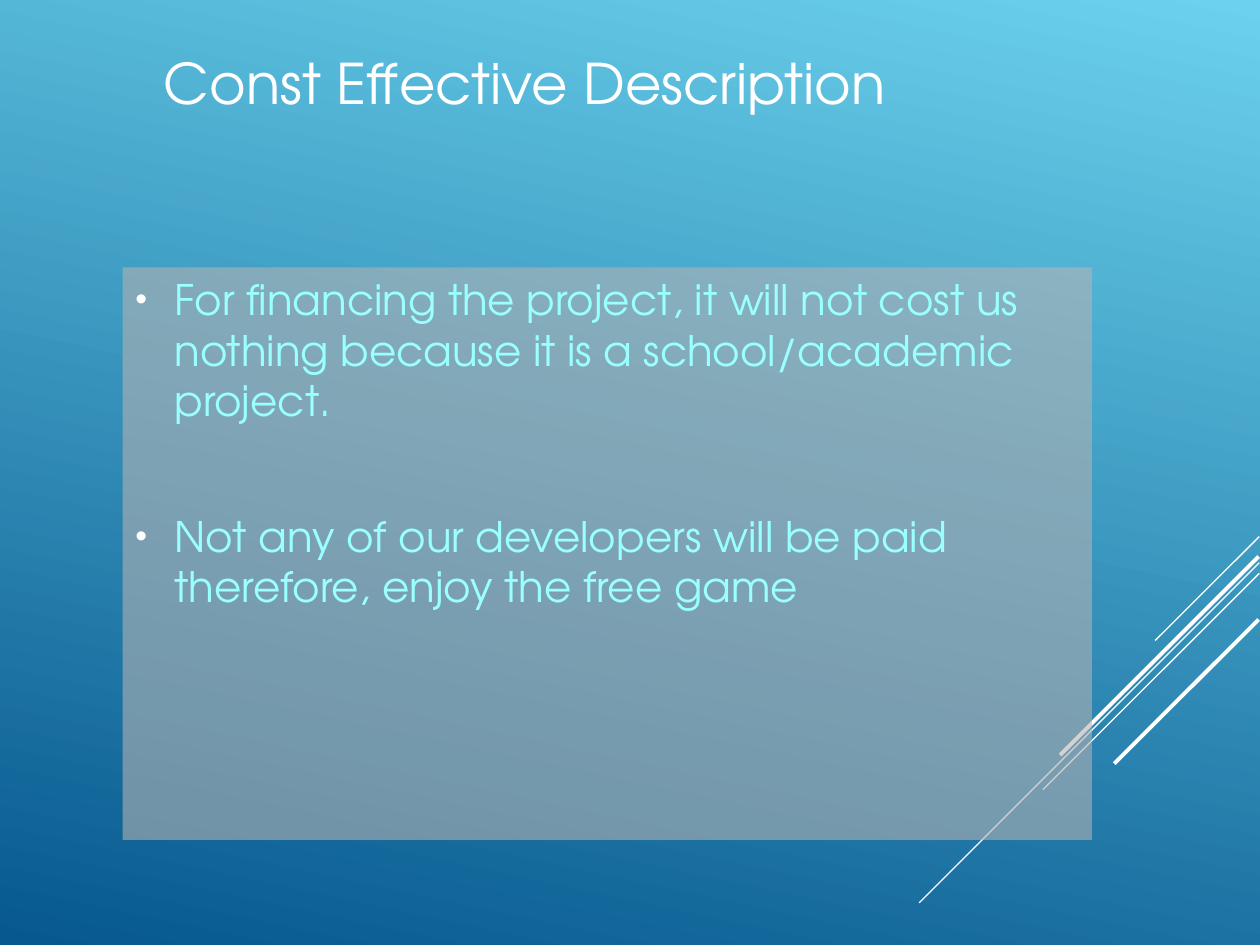
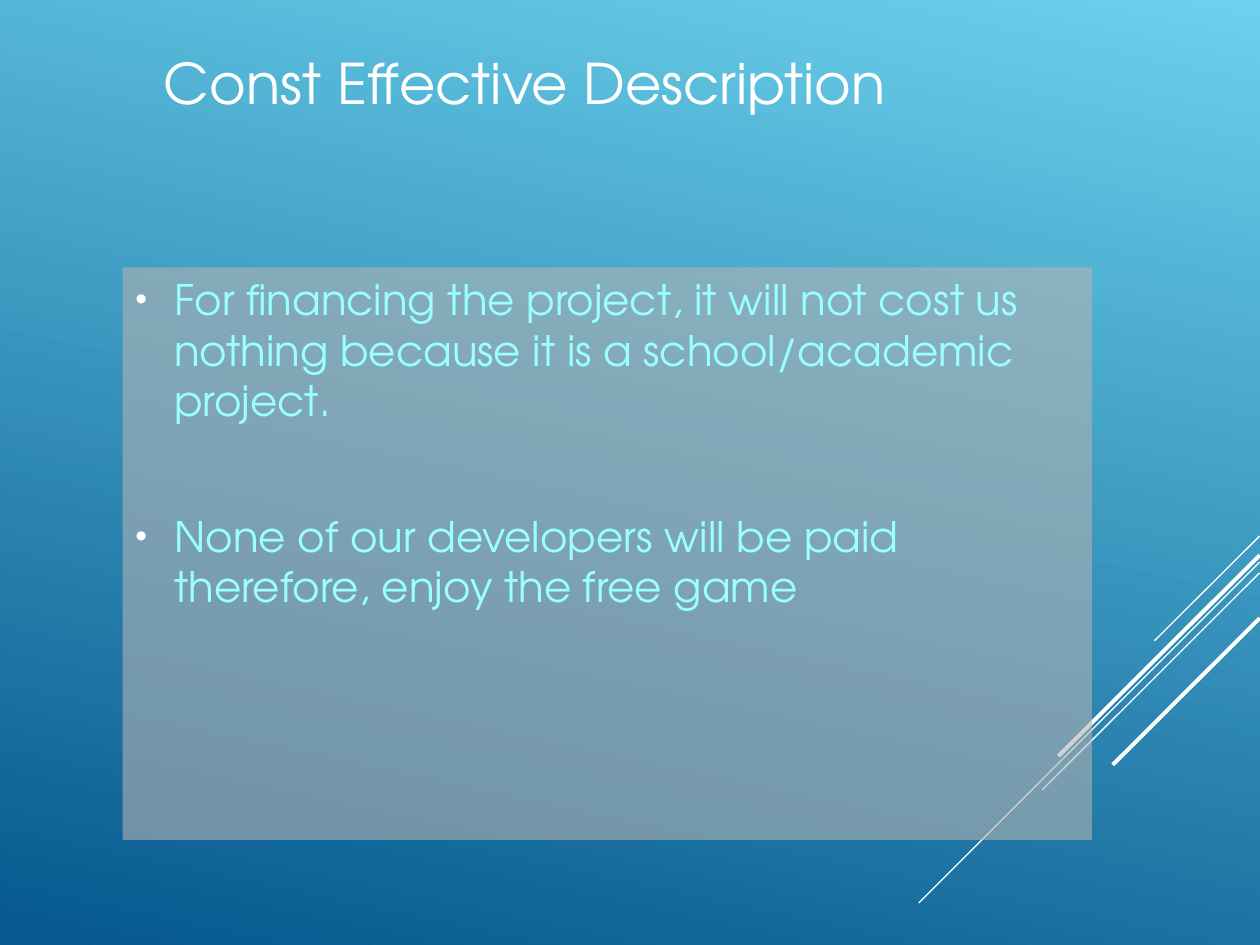
Before and after one commit to Amatarasu/A-Team, a slide deck: slide 8 of Power.Point.Presentation-bk.ppt. Drawn at 1260x945 pixels with LibreOffice and Linux fonts; fonts in the diff are those of the drawing. Boxes give left, top, right and bottom in pixels: in the first picture for what was removed or moved away, otherwise in the second. Text is boxed around its words. In the diff, an @@ line names an element or a change of style, - is before the commit and + after.

```diff
--- a/Power.Point.Presentation-bk.ppt
+++ b/Power.Point.Presentation-bk.ppt
@@ text in rectangle at bbox=[174, 521, 898, 611]: text changed @@
-• Not any of our developers will be paid therefore, enjoy the free game
+• None of our developers will be paid therefore, enjoy the free game
```
Also in this commit, not shown: 14 other slides changed, 1 slide added, 1 slide removed.
